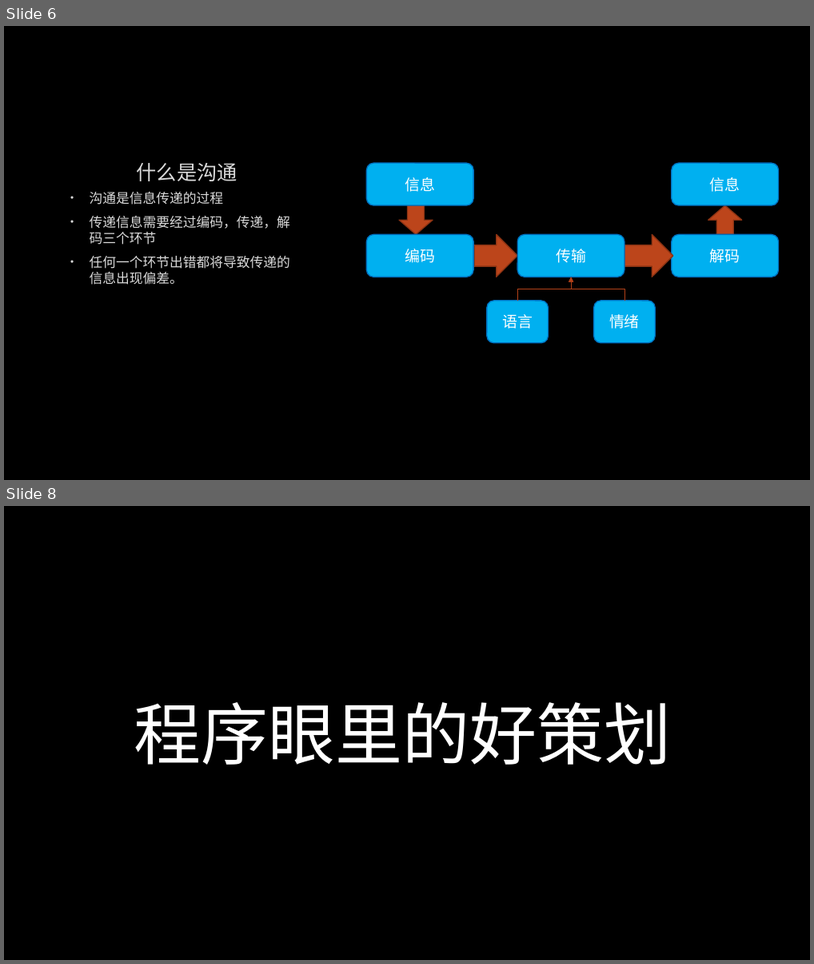
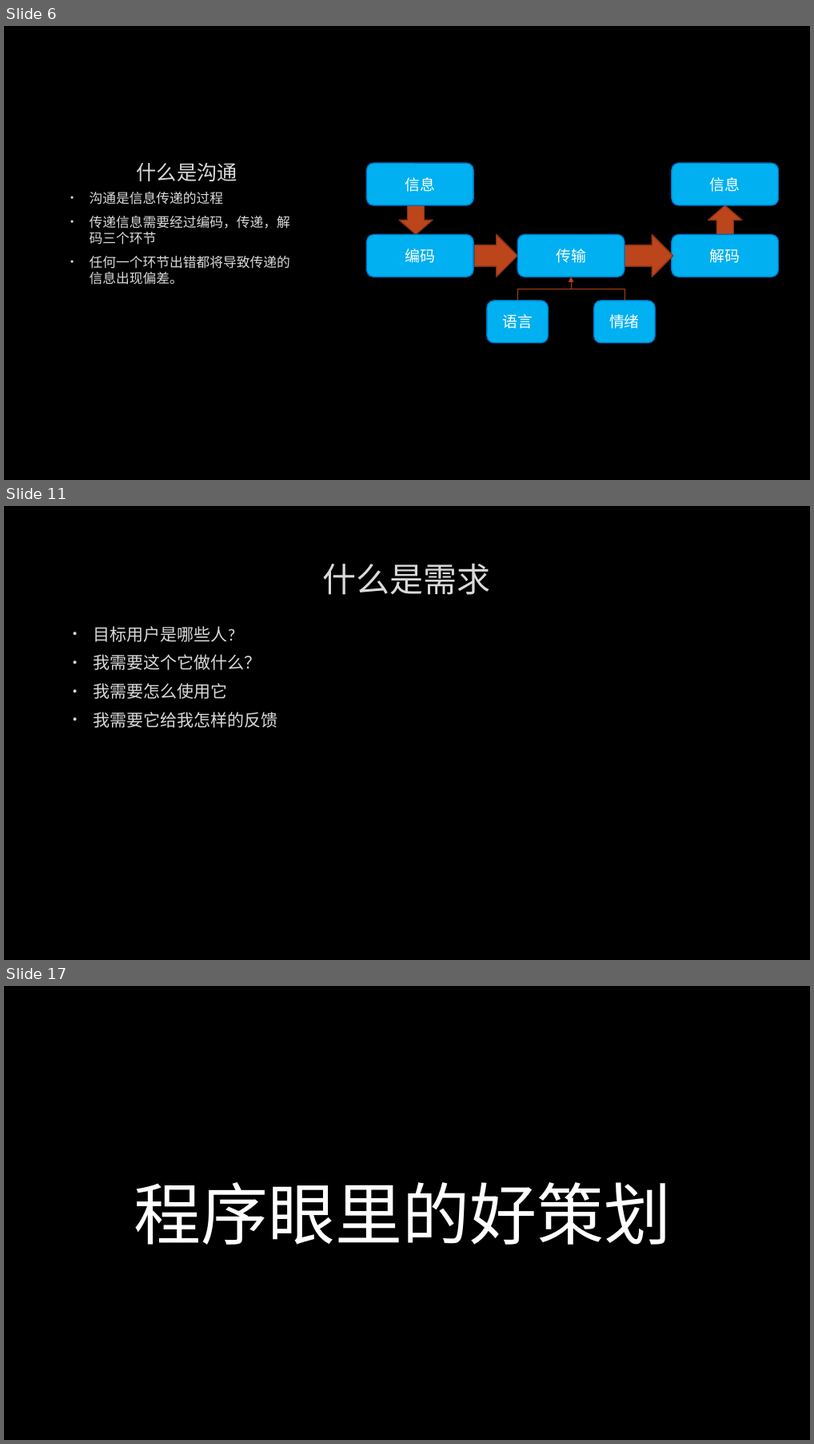
Before and after one commit to albertclass/Lessons, a slide deck: communication/策划与程序沟通技巧.pptx. Shown one above the other, each under a label of ours: slides 6 and 8 before the commit, slides 6, 11 and 17 after it; the slides between them are not shown. The pictures are 814x964 and 814x1444 pixels, drawn with LibreOffice and Linux fonts; fonts in the diff are those of the drawing; background and template pictures are left out. Boxes give left, top, right and bottom in pixels: in the first picture for what was removed or moved away, otherwise in the second. Text is boxed around its words. In the diff, an @@ line names an element or a change of style, - is before the commit and + after.

```diff
--- a/communication/策划与程序沟通技巧.pptx
+++ b/communication/策划与程序沟通技巧.pptx
@@ slide 11 added at (4,506,810,960), background picture (left out) @@
@@ title added at (323,563,491,595), 40 pt, text #DADADA @@
+什么是需求
@@ text added at (93,626,278,728), 20 pt, text #DADADA @@
+• 目标用户是哪些人?
+• 我需要这个它做什么？
+• 我需要怎么使用它
+• 我需要它给我怎样的反馈
@@ what was slide 8 is now slide 17 @@
```
Also in this commit, not shown: 1 slide changed, 8 other slides added, 2 other files.
